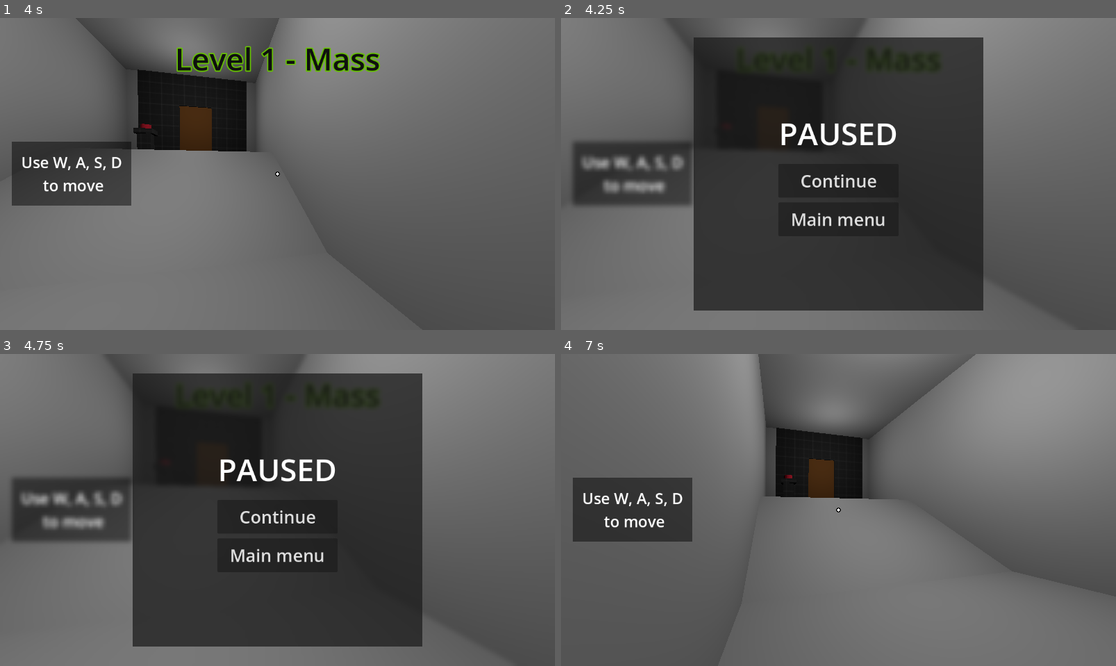
Above: before the commit, frames 1-4 (two rows, left to right).
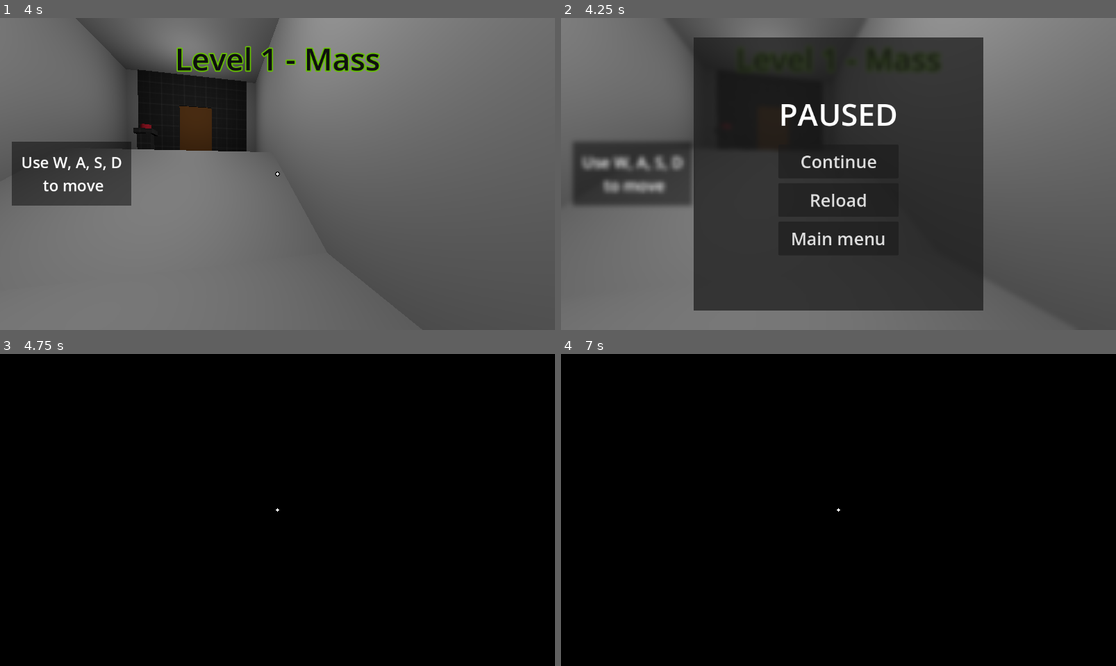
Above: after the commit, the same moments.

Repository: Radian6405/Rescale
Game: Godot game, scene res://levels/Chapter 1/level_1_1.tscn
Two runs of this game, one before a commit and one after it. Both use one fixed random seed, a clock stepped at 60 frames per second and the inputs below.
Inputs (mouse positions are in pixels of both pictures, inside the frame that each line leads up to):
- Up to frame 1 (4 s): tap Enter at 0.5 s; move the mouse to (305, 174) at 0.52 s; hold D (move_right) 0.53-1.28 s; tap Q (decrease_size) at 0.6 s; tap Space (jump) at 0.77, 1.52, 3.02, 3.77 s; move the mouse to (249, 174) at 1.27 s; hold S (move_back) 1.28-2.03 s; click (249, 174) at 1.35 s; move the mouse to (288, 167) at 2.02 s; hold D (move_right) 2.03-3.53 s; tap E (increase_size) at 2.1 s; move the mouse to (271, 180) at 2.77 s; tap F (interact) at 2.85 s; move the mouse to (316, 177) at 3.52 s; hold A (move_left) from 3.53 s (still down); tap W (move_front) at 3.6 s
- Up to frame 2 (4.25 s): keep holding A (move_left); tap Escape (pause) at 4.15 s
- Up to frame 3 (4.75 s): release A (move_left) at 4.25 s; click (277, 534) at 4.25 s, where only the run after the commit has a clickable "Reload"
- Up to frame 4 (7 s): click (838, 516) at 5 s, where only the run before the commit has a clickable "Continue"; move the mouse to (794, 506) at 5.77 s; hold A (move_left) 5.78-6.53 s; tap Shift (sprint) at 5.85 s; tap Space (jump) at 6.02 s; tap R (reload, bound only after the commit) at 6.4 s; move the mouse to (844, 510) at 6.52 s; hold S (move_back) from 6.53 s (still down); tap Q (decrease_size) at 6.6 s

Frame 1 is identical in both runs. In frame 2, 2.5% of the frame differs, in the area x 39-61%, y 27-73%; in frame 3, 100%, in the area x 0-100%, y 0-100%; in frame 4, 98%.

Commit message:
feat: reloading current level by pressing "R" -- pause menu has a reload button -- main menu has a tip about the same

Diff:
--- a/player/PauseMenu.gd
+++ b/player/PauseMenu.gd
@@ -13,21 +13,26 @@
 		if Input.mouse_mode == Input.MOUSE_MODE_CAPTURED:
 			Input.mouse_mode = Input.MOUSE_MODE_VISIBLE
 			player_obj.set_physics_process(false)
+			player_obj.set_process(false)
 			visible = true
 		else:
 			Input.mouse_mode = Input.MOUSE_MODE_CAPTURED
 			player_obj.set_physics_process(true)
+			player_obj.set_process(true)
 			visible = false
-
 
 
 func _on_continue_button_pressed() -> void:
 	Input.mouse_mode = Input.MOUSE_MODE_CAPTURED
 	player_obj.set_physics_process(true)
+	player_obj.set_process(true)
 	visible = false
-
 func _on_return_button_pressed() -> void:
 	change_level(main_menu)
 
 func change_level(level) -> void:
 	get_tree().change_scene_to_file(level)
+
+
+func _on_reload_button_pressed() -> void:
+	get_tree().reload_current_scene()
--- a/player/player.gd
+++ b/player/player.gd
@@ -42,6 +42,10 @@
 
 func _ready() -> void:
 	level_name_label.text = level_name
+
+func _process(delta: float) -> void:
+	if Input.is_action_just_pressed("reload"):
+		get_tree().reload_current_scene()
 
 func _unhandled_input(event: InputEvent) -> void:
 	if event is InputEventMouseMotion && Input.mouse_mode == Input.MOUSE_MODE_CAPTURED:
--- a/player/player.tscn
+++ b/player/player.tscn
@@ -180,6 +180,16 @@
 theme_override_font_sizes/font_size = 36
 text = "Continue"
 
+[node name="BoxContainer3" type="BoxContainer" parent="PauseMenu/BGBlur/MarginContainer/VBoxContainer/VBoxContainer"]
+layout_mode = 2
+alignment = 1
+
+[node name="ReloadButton" type="Button" parent="PauseMenu/BGBlur/MarginContainer/VBoxContainer/VBoxContainer/BoxContainer3"]
+custom_minimum_size = Vector2(250, 70)
+layout_mode = 2
+theme_override_font_sizes/font_size = 36
+text = "Reload"
+
 [node name="BoxContainer2" type="BoxContainer" parent="PauseMenu/BGBlur/MarginContainer/VBoxContainer/VBoxContainer"]
 layout_mode = 2
 alignment = 1
@@ -191,4 +201,5 @@
 text = "Main menu"
 
 [connection signal="pressed" from="PauseMenu/BGBlur/MarginContainer/VBoxContainer/VBoxContainer/BoxContainer/ContinueButton" to="PauseMenu" method="_on_continue_button_pressed"]
+[connection signal="pressed" from="PauseMenu/BGBlur/MarginContainer/VBoxContainer/VBoxContainer/BoxContainer3/ReloadButton" to="PauseMenu" method="_on_reload_button_pressed"]
 [connection signal="pressed" from="PauseMenu/BGBlur/MarginContainer/VBoxContainer/VBoxContainer/BoxContainer2/ReturnButton" to="PauseMenu" method="_on_return_button_pressed"]
--- a/project.godot
+++ b/project.godot
@@ -72,3 +72,8 @@
 "events": [Object(InputEventKey,"resource_local_to_scene":false,"resource_name":"","device":-1,"window_id":0,"alt_press …(182 unchanged characters)…
 ]
 }
+reload={
+"deadzone": 0.5,
+"events": [Object(InputEventKey,"resource_local_to_scene":false,"resource_name":"","device":-1,"window_id":0,"alt_pressed":false,"shift_pressed":false,"ctrl_pressed":false,"meta_pressed":false,"pressed":false,"keycode":0,"physical_keycode":82,"key_label":0,"unicode":114,"echo":false,"script":null)
+]
+}
--- a/scenes/menus/main_menu.tscn
+++ b/scenes/menus/main_menu.tscn
@@ -282,7 +282,6 @@
 outline_modulate = Color(0, 0, 0, 0)
 
 [node name="MainControl" type="Control" parent="."]
-visible = false
 layout_mode = 3
 anchors_preset = 15
 anchor_right = 1.0
@@ -365,7 +364,34 @@
 theme_override_styles/focus = SubResource("StyleBoxFlat_m37lk")
 text = "Quit"
 
+[node name="VBoxContainer2" type="VBoxContainer" parent="MainControl"]
+layout_mode = 1
+anchors_preset = 3
+anchor_left = 1.0
+anchor_top = 1.0
+anchor_right = 1.0
+anchor_bottom = 1.0
+offset_left = -393.0
+offset_top = -86.0
+grow_horizontal = 0
+grow_vertical = 0
+alignment = 2
+
+[node name="MarginContainer" type="MarginContainer" parent="MainControl/VBoxContainer2"]
+layout_mode = 2
+theme_override_constants/margin_right = 50
+theme_override_constants/margin_bottom = 30
+
+[node name="Label" type="Label" parent="MainControl/VBoxContainer2/MarginContainer"]
+layout_mode = 2
+theme_override_colors/font_outline_color = Color(0, 0, 0, 1)
+theme_override_constants/outline_size = 5
+theme_override_font_sizes/font_size = 24
+text = "Tip: Press \"R\" to reload any level"
+horizontal_alignment = 2
+
 [node name="LevelControl" type="Control" parent="."]
+visible = false
 layout_mode = 3
 anchors_preset = 15
 anchor_right = 1.0
